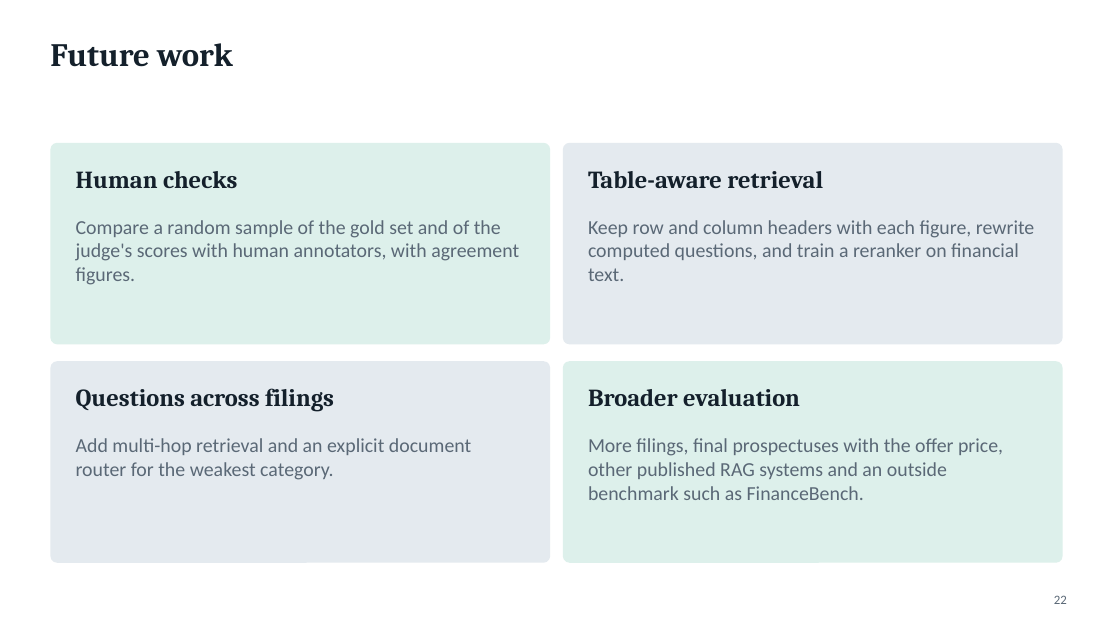
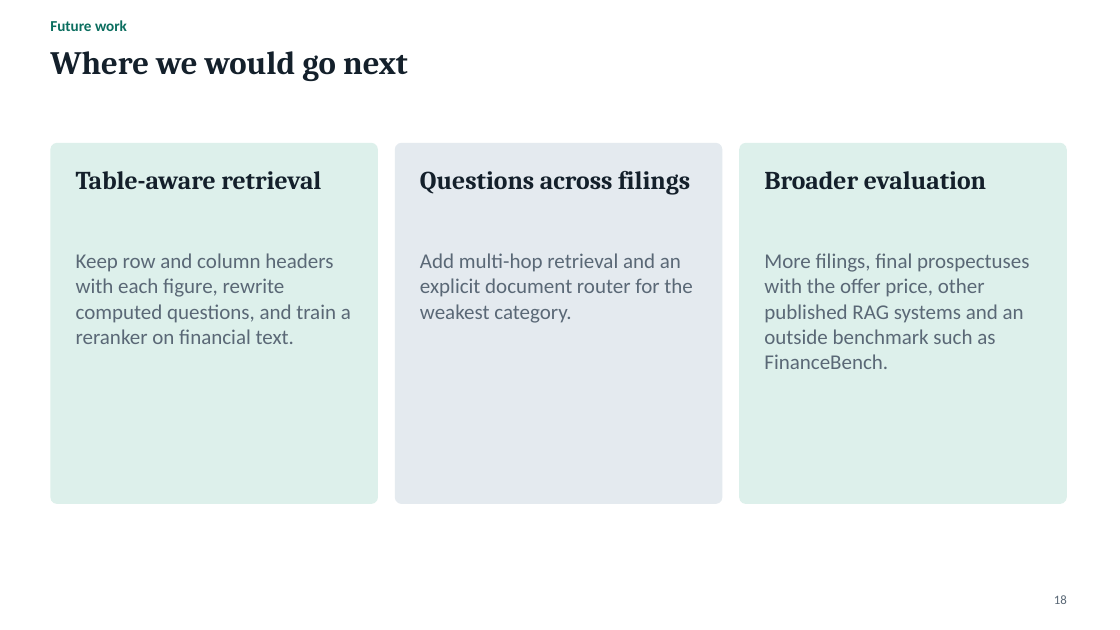
Before and after one commit to DarkkReaper007/RAG-for-financial-analysis, a slide deck: slide 18 of paper/slides.pptx (slide 22 before the commit). Drawn at 1120x630 pixels with LibreOffice and Linux fonts; fonts in the diff are those of the drawing. Boxes give left, top, right and bottom in pixels: in the first picture for what was removed or moved away, otherwise in the second. Text is boxed around its words. In the diff, an @@ line names an element or a change of style, - is before the commit and + after.

```diff
--- a/paper/slides.pptx
+++ b/paper/slides.pptx
@@ text "Future work": place and size @@
-text "Future work" at [50,43,233,67]
+text "Future work" at [50,20,127,31]
@@ text "Future work" at [50,20,127,31]: size 28 to 13 pt, font Cambria to Calibri, text colour #14202B to #0B6E5F @@
@@ text added at [50,51,408,81], 28 pt, text #14202B, bold @@
+Where we would go next
@@ rounded rectangle: place and size @@
-rounded rectangle at [50,143,550,344]
+rounded rectangle at [50,143,378,504]
@@ rounded rectangle at [50,143,378,504]: proportions changed @@
@@ rounded rectangle added at [395,143,723,504], fill #E4EAEF @@
@@ rounded rectangle removed at [563,143,1063,344] @@
@@ rounded rectangle at [739,143,1067,504]: proportions changed @@
@@ rounded rectangle: place and size @@
-rounded rectangle at [563,361,1063,563]
+rounded rectangle at [739,143,1067,504]
@@ text "Table-aware retrieval": place and size @@
-text "Table-aware retrieval" at [588,171,823,188]
+text "Table-aware retrieval" at [76,171,321,189]
@@ text removed at [76,171,238,188] @@
-Human checks
@@ text "Questions across filings": place and size @@
-text "Questions across filings" at [76,388,334,412]
+text "Questions across filings" at [420,171,690,194]
@@ size 21 to 22 pt in 3 elements at [76,171,321,189], [420,171,690,194], [764,171,986,189] @@
@@ text "Broader evaluation": place and size @@
-text "Broader evaluation" at [588,389,800,406]
+text "Broader evaluation" at [764,171,986,189]
@@ text removed at [76,220,519,285] @@
-Compare a random sample of the gold set and of the judge's scores with human annotators, with agreement figures.
@@ size 17 to 18 pt in 3 elements at [764,253,1029,369], [420,253,692,323], [76,253,351,344] @@
@@ text "Keep row and column headers ...": place and size @@
-text "Keep row and column headers ..." at [588,220,1034,281]
+text "Keep row and column headers ..." at [76,253,351,344]
@@ text "Add multi-hop retrieval and an ...": place and size @@
-text "Add multi-hop retrieval and an ..." at [76,438,471,480]
+text "Add multi-hop retrieval and an ..." at [420,253,692,323]
@@ text "More filings, final prospectuses with ...": place and size @@
-text "More filings, final prospectuses with ..." at [588,438,1003,500]
+text "More filings, final prospectuses with ..." at [764,253,1029,369]
@@ rounded rectangle removed at [50,361,550,563] @@
@@ text at [1054,595,1067,604]: text changed @@
-22
+18
```
Also in this commit, not shown: 20 other slides changed, 4 slides removed, 3 other files.
